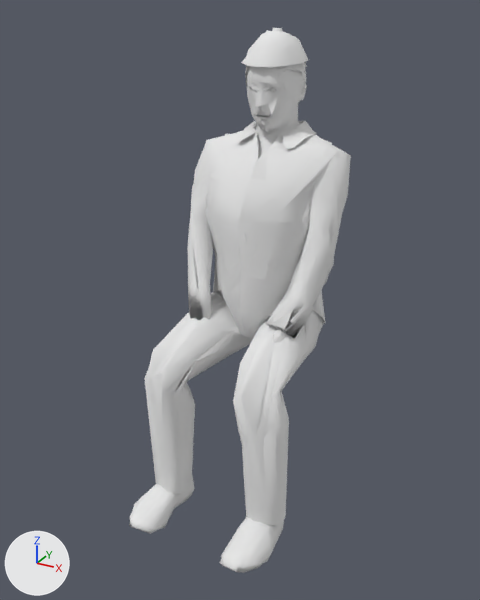
The glTF model assets/actors/crowd/fan05.glb: old version first, new version second.
Before and after are seen from a camera (50 mm lens) standing at (0.833, -1.487, 1.374) and looking at (0.006, 0.017, 0.622). Arrows for +X, +Y and +Z are at lower left; the lights stay in place. The older version comes first. Both versions are drawn at frame 0 of the action 'fan05|sit'; the numbers are the values there.

Names of what the first picture shows: 'fan05', 'fan05_lod1'.
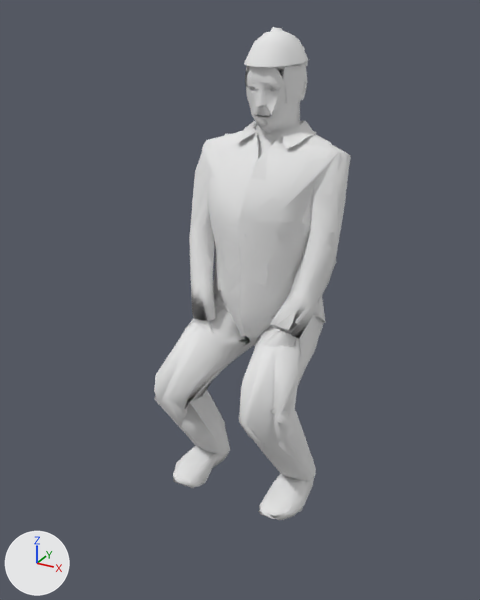
What differs and where, as boxes [x1, y1, x2, y2] in the pictures (480 x 600 px):
'fan05', posed (11% narrower, 10% shorter): before [130, 28, 351, 573]; after [154, 27, 351, 520]
'fan05_lod1', posed (7% narrower, 10% shorter): before [129, 30, 339, 573]; after [155, 28, 351, 518]
bone 'upperleg01.L', root to tip: before (303, 324) to (295, 335); after (303, 324) to (296, 339)
bone 'lowerleg01.L', root to tip: before (257, 388) to (262, 456); after (259, 411) to (281, 444)
bone 'foot.L', root to tip: before (266, 513) to (244, 553); after (298, 470) to (279, 504)
bone 'upperleg01.R', root to tip: before (238, 309) to (226, 318); after (238, 309) to (226, 322)
bone 'lowerleg01.R', root to tip: before (167, 362) to (172, 426); after (171, 384) to (195, 416)
bone 'foot.R', root to tip: before (177, 480) to (152, 515); after (214, 442) to (193, 472)
bone 'upperarm01.L', root to tip: before (330, 170) to (327, 195); after (330, 170) to (328, 195)

The edits, one by one:
Bone 'upperleg01.L' (bone_upperleg01_l) turns from (-69, -6, -9) to (-57, -4, -8) degrees about its own x, y and z.
Bone 'lowerleg01.L' (bone_lowerleg01_l) turns from (86, -6, 0) to (103, -3, -1) degrees about its own x, y and z.
Bone 'foot.L' (bone_foot_l) turns from (-12, 1, 1) to (-41, 3, 4) degrees about its own x, y and z.
Bone 'upperleg01.R' (bone_upperleg01_r) turns from (-69, 6, 9) to (-57, 4, 8) degrees about its own x, y and z.
Bone 'lowerleg01.R' (bone_lowerleg01_r) turns from (86, 6, 0) to (103, 3, 1) degrees about its own x, y and z.
Bone 'foot.R' (bone_foot_r) turns from (-12, -1, -1) to (-41, -3, -4) degrees about its own x, y and z.
Bone 'upperarm01.L' (bone_upperarm01_l) turns from (-9, 6, -36) to (-12, 5, -36) degrees about its own x, y and z.
Bone 'upperarm01.R' (bone_upperarm01_r) turns from (-10, -5, 37) to (-13, -4, 36) degrees about its own x, y and z.
